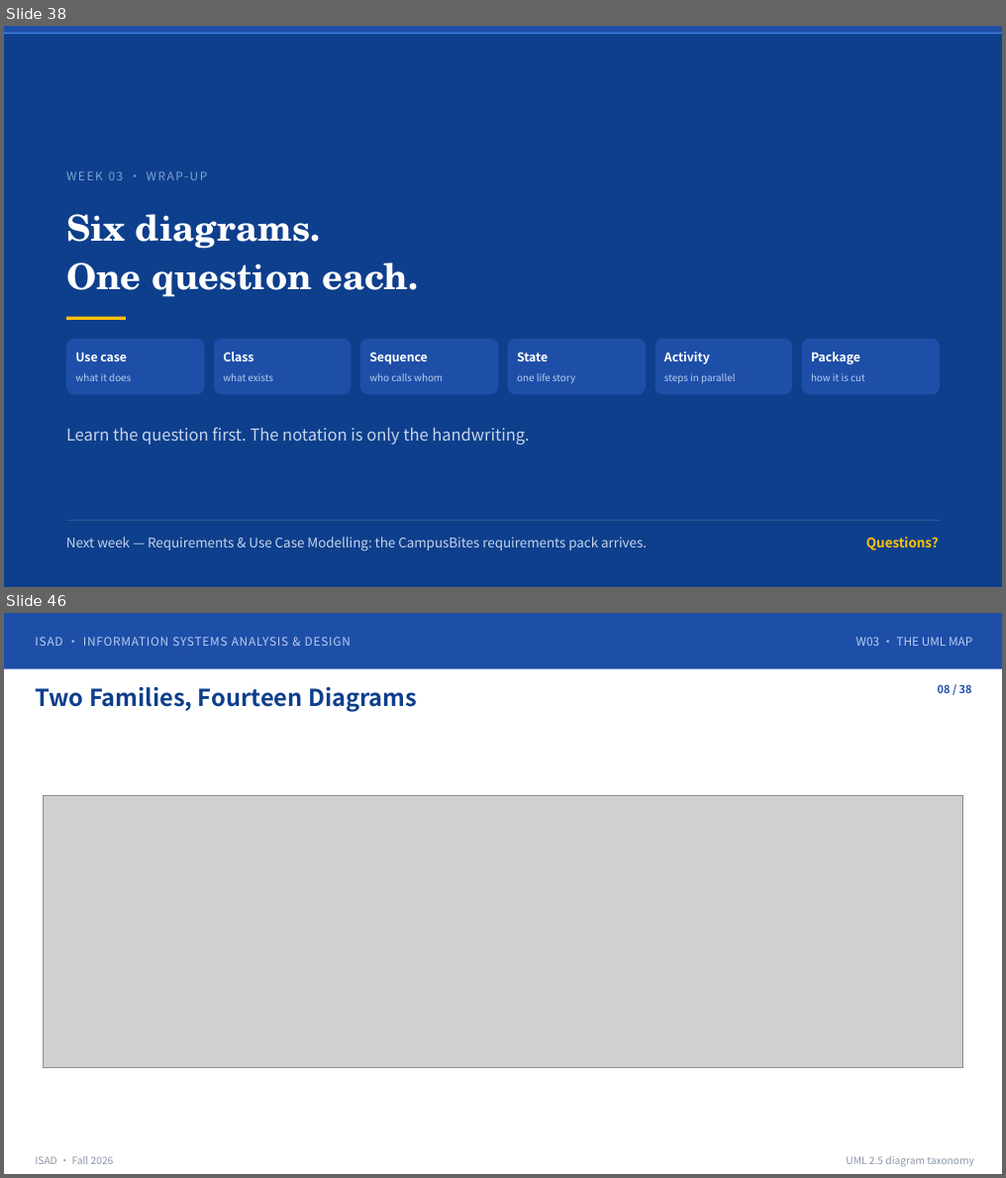
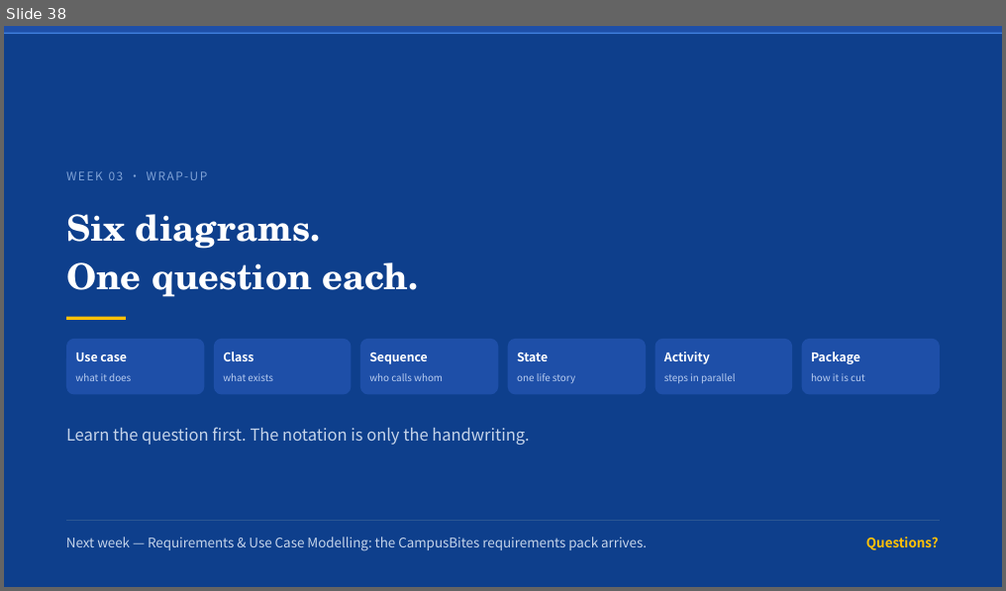
Before and after one commit to klausren/isad-course, a slide deck: 01-slides/W03-UML-Essentials-and-Modeling-Workflow.pptx. Shown one above the other, each under a label of ours: slides 38 and 46 before the commit, slide 38 after it; the slides between them are not shown. The pictures are 1006x1178 and 1006x591 pixels, drawn with LibreOffice and Linux fonts; fonts in the diff are those of the drawing; grey boxes stand for pictures. Boxes give left, top, right and bottom in pixels: in the first picture for what was removed or moved away, otherwise in the second. Text is boxed around its words. In the diff, an @@ line names an element or a change of style, - is before the commit and + after.

```diff
--- a/01-slides/W03-UML-Essentials-and-Modeling-Workflow.pptx
+++ b/01-slides/W03-UML-Essentials-and-Modeling-Workflow.pptx
@@ slide 46 removed at (4,613,1002,1174), background #FFFFFF @@
@@ rectangle removed at (4,613,1002,669) @@
@@ text removed at (35,637,350,646) @@
-ISAD · INFORMATION SYSTEMS ANALYSIS & DESIGN
@@ text removed at (856,637,972,646) @@
-W03 · THE UML MAP
@@ text removed at (35,687,417,712) @@
-Two Families, Fourteen Diagrams
@@ text removed at (938,684,972,693) @@
-08 / 38
@@ picture removed at (43,796,963,1069) @@
@@ text removed at (35,1157,114,1164) @@
-ISAD · Fall 2026
@@ text removed at (846,1157,974,1167) @@
-UML 2.5 diagram taxonomy
```
Also in this commit, not shown: 37 other slides removed, 13 other files.
